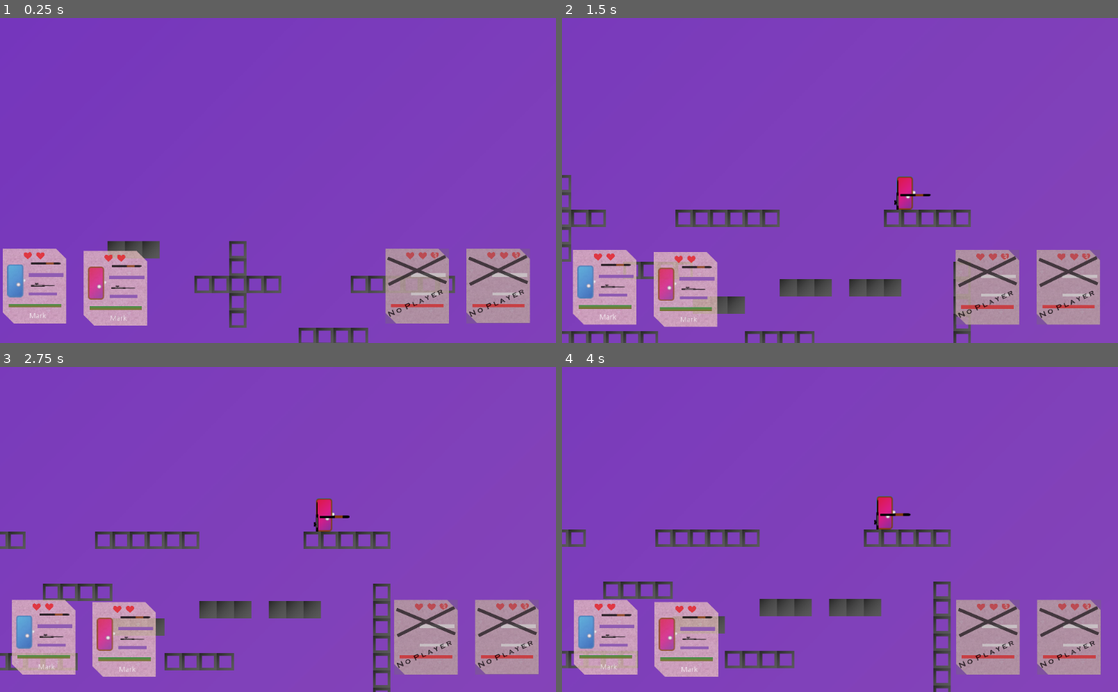
Above: before the commit, frames 1-4 (two rows, left to right).
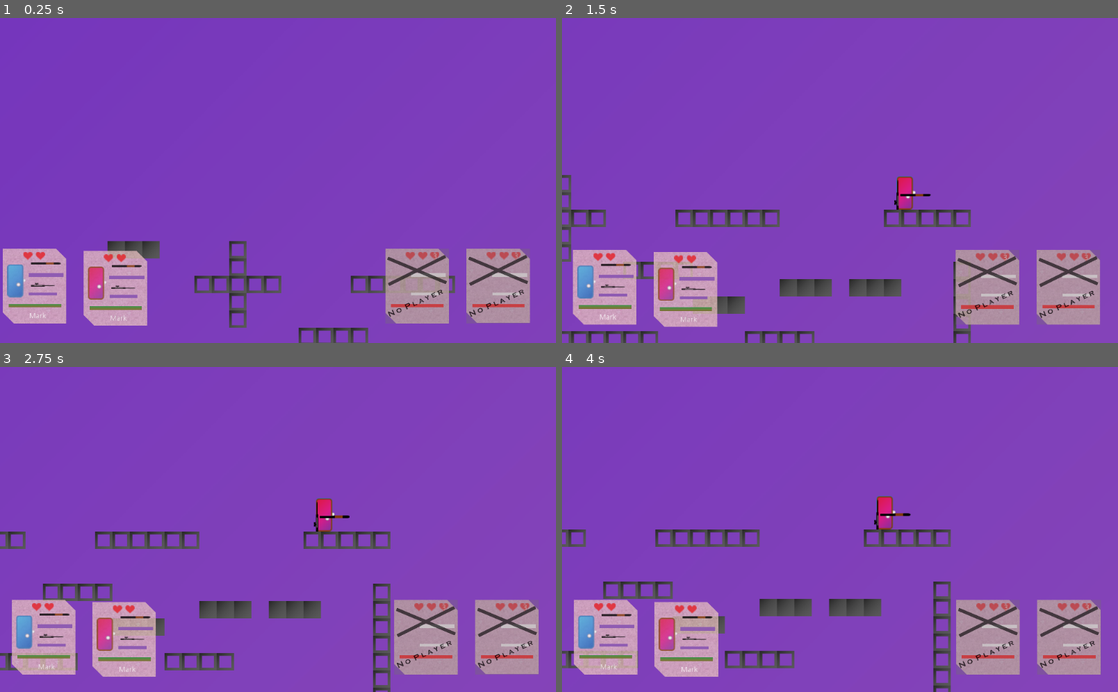
Above: after the commit, the same moments.

Repository: XanMarta/godot-game-battlefield
Game: Godot game, scene res://src/Game/PlayGround.tscn
The game is run twice, just before and just after one commit, with the same random seed, the same clock (stepped at 60 frames per second) and the same inputs.
Inputs:
- Up to frame 1 (0.25 s): no input
- Up to frame 2 (1.5 s): no input
- Up to frame 3 (2.75 s): no input
- Up to frame 4 (4 s): no input

The runs differ from the first frame. In frame 1, less than 0.1% of the frame differs, in the area x 4-94%, y 72-76%; in frame 2, less than 0.1%; in frame 3, less than 0.1%; in frame 4, less than 0.1%, in the area x 5-96%, y 72-76%.

Commit message:
Complete spawn bubble with different item like heart

Diff:
--- a/project.godot
+++ b/project.godot
@@ -23,6 +23,7 @@
 
 GameData="*res://src/Autoload/GameData.tscn"
 Gunlist="*res://src/Autoload/Gunlist.tscn"
+Itemlist="*res://src/Autoload/ItemList.tscn"
 
 [display]
 
--- a/src/Actor/Player.gd
+++ b/src/Actor/Player.gd
@@ -90,7 +90,7 @@
 		old_gun.get_node("sprite").flip_v = false
 		var old_position = old_gun.global_position
 		gun_hand.remove_child(old_gun)
-		GameData.emit_signal("drop_gun", old_gun, old_position)
+		GameData.emit_signal("spawn_bubble", "gun", old_gun, old_position)
 		emit_signal("update_gui")
 
 
@@ -100,13 +100,13 @@
 		old_gun.get_node("sprite").flip_v = false
 		var old_position = old_gun.global_position + Vector2(30, 0)
 		gun_hand.remove_child(old_gun)
-		GameData.emit_signal("drop_gun", old_gun, old_position)
+		GameData.emit_signal("spawn_bubble", "gun", old_gun, old_position)
 	if gun_second.get_child_count() > 0:
 		var old_gun = gun_second.get_child(0)
 		old_gun.get_node("sprite").flip_v = false
 		var old_position = old_gun.global_position - Vector2(30, 0)
 		gun_second.remove_child(old_gun)
-		GameData.emit_signal("drop_gun", old_gun, old_position)
+		GameData.emit_signal("spawn_bubble", "gun", old_gun, old_position)
 	emit_signal("update_gui")
 
 
@@ -179,8 +179,18 @@
 
 
 func _on_BubbleDetect_area_entered(bubble):
-	current_bubble = bubble.get_parent()
-	current_bubble.show_name()
+	# When bubble is not gun
+	if bubble.get_parent().bubble_type != "gun":
+		var new_bubble = bubble.get_parent()
+		if new_bubble.bubble_type == "heart":
+			self.life += 1
+		new_bubble.take_bubble()
+	# When bubble is gun
+	else:
+		if current_bubble != null:
+			current_bubble.hide_name()
+		current_bubble = bubble.get_parent()
+		current_bubble.show_name()
 
 
 func _on_BubbleDetect_area_exited(bubble):
--- a/src/Autoload/GameData.gd
+++ b/src/Autoload/GameData.gd
@@ -1,7 +1,7 @@
 extends Node2D
 
 
-signal drop_gun(gun, pos)
+signal spawn_bubble(item_name, item, pos)
 
 
 var player_speed = Vector2(200, 350)
--- /dev/null
+++ b/src/Autoload/ItemList.gd
@@ -0,0 +1,4 @@
+extends Node2D
+
+
+var itemlist = ["heart"]
--- /dev/null
+++ b/src/Autoload/ItemList.tscn
@@ -0,0 +1,6 @@
+[gd_scene load_steps=2 format=2]
+
+[ext_resource path="res://src/Autoload/ItemList.gd" type="Script" id=1]
+
+[node name="ItemList" type="Node2D"]
+script = ExtResource( 1 )
--- a/src/GUI/PlayerTag.tscn
+++ b/src/GUI/PlayerTag.tscn
@@ -129,17 +129,14 @@
 
 [node name="heart1" type="Sprite" parent="Heart"]
 position = Vector2( -12.8041, -124.521 )
-scale = Vector2( 0.13, 0.13 )
 texture = ExtResource( 7 )
 
 [node name="heart2" type="Sprite" parent="Heart"]
 position = Vector2( 10.5548, -124.521 )
-scale = Vector2( 0.13, 0.13 )
 texture = ExtResource( 7 )
 
 [node name="heart3" type="Sprite" parent="Heart"]
 position = Vector2( 32.6843, -124.521 )
-scale = Vector2( 0.13, 0.13 )
 texture = ExtResource( 7 )
 
 [node name="Label" type="Label" parent="Heart"]
--- a/src/Game/Bubble_scene.gd
+++ b/src/Game/Bubble_scene.gd
@@ -5,13 +5,17 @@
 
 
 func _ready():
-	GameData.connect("drop_gun", self, "spawn_bubble")
+	GameData.connect("spawn_bubble", self, "spawn_bubble")
 
 
 
-func spawn_bubble(gun, pos):
+func spawn_bubble(item_name, item, pos):
 	var new_bubble = bubble.instance()
-	new_bubble.bubble_type = "gun"
-	new_bubble.set_gun(gun)
+	new_bubble.bubble_type = item_name
+	if item_name == "gun":
+		new_bubble.set_gun(item)
+	else:
+		new_bubble.set_item(item_name)
 	new_bubble.position = pos
 	add_child(new_bubble)
+	print("Spawn bubble: ", item_name)
--- /dev/null
+++ b/src/Game/Map.gd
@@ -0,0 +1,24 @@
+extends Node2D
+
+
+var map_size = Vector2(31, 18)
+
+
+func _ready():
+	while true:
+		yield(get_tree().create_timer(5.0), "timeout")
+		spawn_item("heart")
+
+
+
+func spawn_item(item_name):
+	var map = $Map.get_child(0).get_node("Block")
+	while true:
+		var spawn_cell = Vector2.ZERO
+		spawn_cell.x = rand_range(0, map_size.x) - 2
+		spawn_cell.y = rand_range(0, map_size.y)
+		if map.get_cell(spawn_cell.x, spawn_cell.y) >= 0:
+			spawn_cell.y -= 1
+			var spawn_position = map.map_to_world(spawn_cell)
+			GameData.emit_signal("spawn_bubble", item_name, null, spawn_position)
+			break
--- a/src/Game/PlayGround.tscn
+++ b/src/Game/PlayGround.tscn
@@ -7,6 +7,7 @@
 [ext_resource path="res://src/GUI/Player_tag_scene.tscn" type="PackedScene" id=5]
 [ext_resource path="res://src/Game/Camera.gd" type="Script" id=6]
 [ext_resource path="res://src/Game/Actors.gd" type="Script" id=7]
+[ext_resource path="res://src/Game/Map.gd" type="Script" id=8]
 [ext_resource path="res://src/Game/Bubble_scene.gd" type="Script" id=9]
 
 [node name="PlayGround" type="Node2D"]
@@ -17,7 +18,15 @@
 [node name="Deadzone" parent="." instance=ExtResource( 4 )]
 scale = Vector2( 1.00789, 0.974227 )
 
-[node name="Map" parent="." instance=ExtResource( 2 )]
+[node name="Map" type="Node2D" parent="."]
+script = ExtResource( 8 )
+
+[node name="Map" type="Node2D" parent="Map"]
+
+[node name="Map1" parent="Map/Map" instance=ExtResource( 2 )]
+
+[node name="ItemSpawn" type="Timer" parent="Map"]
+wait_time = 15.0
 
 [node name="Actors" type="Node2D" parent="."]
 script = ExtResource( 7 )
--- a/src/Item/Bubble.gd
+++ b/src/Item/Bubble.gd
@@ -28,11 +28,17 @@
 	else:
 		$Bubble/Item.visible = true
 
+
+
 func set_gun(gun):
 	$Bubble/Gun/Gun.add_child(gun)
 	$Bubble/Gun/BulletBar.max_value = gun.capacity
 	$Bubble/Gun/BulletBar.value = gun.bullet
 	$Label.text = gun.gun_name
+
+func set_item(item_name):
+	$Label.text = item_name
+	$Bubble/Item/image.texture = load("res://Assets/" + item_name + ".png")
 
 
 
@@ -40,10 +46,11 @@
 	if bubble_type == "gun":
 		var gun = $Bubble/Gun/Gun.get_child(0)
 		$Bubble/Gun/Gun.remove_child(gun)
-		$Bubble/Gun/BulletBar.visible = false
+		$Bubble/Gun.visible = false
 		$AnimationPlayer.play("disappear")
 		return gun
 	else:
+		$AnimationPlayer.play("disappear")
 		return null
 
 
--- a/src/Item/Bubble.tscn
+++ b/src/Item/Bubble.tscn
@@ -229,6 +229,8 @@
 [node name="Item" type="Node2D" parent="Bubble"]
 visible = false
 
+[node name="image" type="Sprite" parent="Bubble/Item"]
+
 [node name="AnimationPlayer" type="AnimationPlayer" parent="."]
 autoplay = "waving"
 anims/close = SubResource( 2 )
--- a/src/Map/Map1.gd
+++ b/src/Map/Map1.gd
@@ -1 +1,4 @@
 extends Node2D
+
+
+export var map_name = "New_map"
Binary file changed: Assets/heart.png
Not shown: 1 places in src/Game/PlayGround.tscn that only renumber resources
